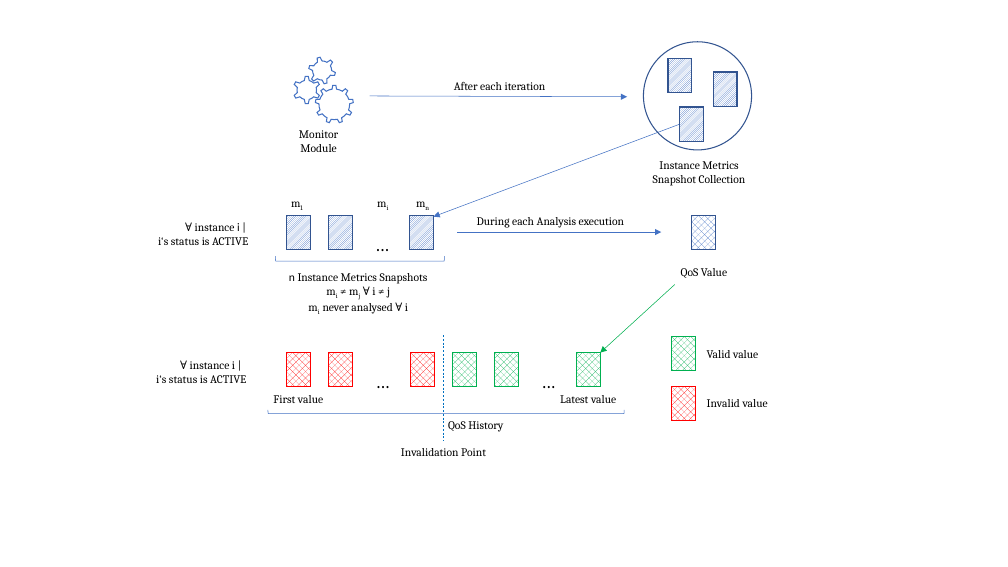
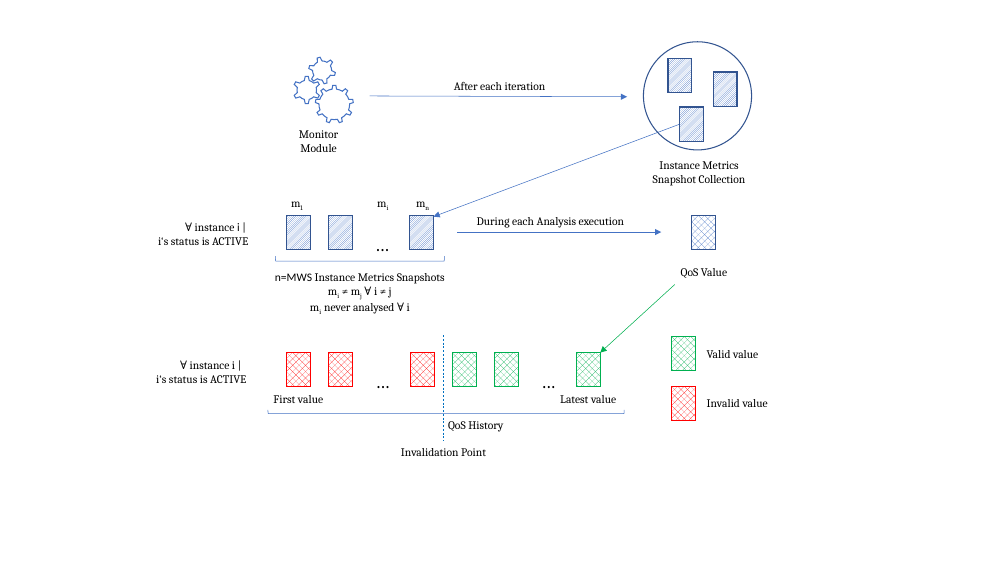
Before and after one commit to ramses-sas/ramses-sefa-SAS, a slide deck: slide 1 of documents/Managing System/MetricsAndQoS/MetricsAndQoS.pptx. Drawn at 1008x567 pixels with LibreOffice and Linux fonts; fonts in the diff are those of the drawing. Boxes give left, top, right and bottom in pixels: in the first picture for what was removed or moved away, otherwise in the second. Text is boxed around its words. In the diff, an @@ line names an element or a change of style, - is before the commit and + after.

```diff
--- a/documents/Managing System/MetricsAndQoS/MetricsAndQoS.pptx
+++ b/documents/Managing System/MetricsAndQoS/MetricsAndQoS.pptx
@@ text "n=MWS Instance Metrics Snapshots": place and size @@
-text "n=MWS Instance Metrics Snapshots" at (289,273,428,314)
+text "n=MWS Instance Metrics Snapshots" at (275,273,445,314)
@@ text at (275,273,445,284): text changed @@
-n Instance Metrics Snapshots
+n=MWS Instance Metrics Snapshots
```
Also in this commit, not shown: 1 other slide changed, 19 other files.
